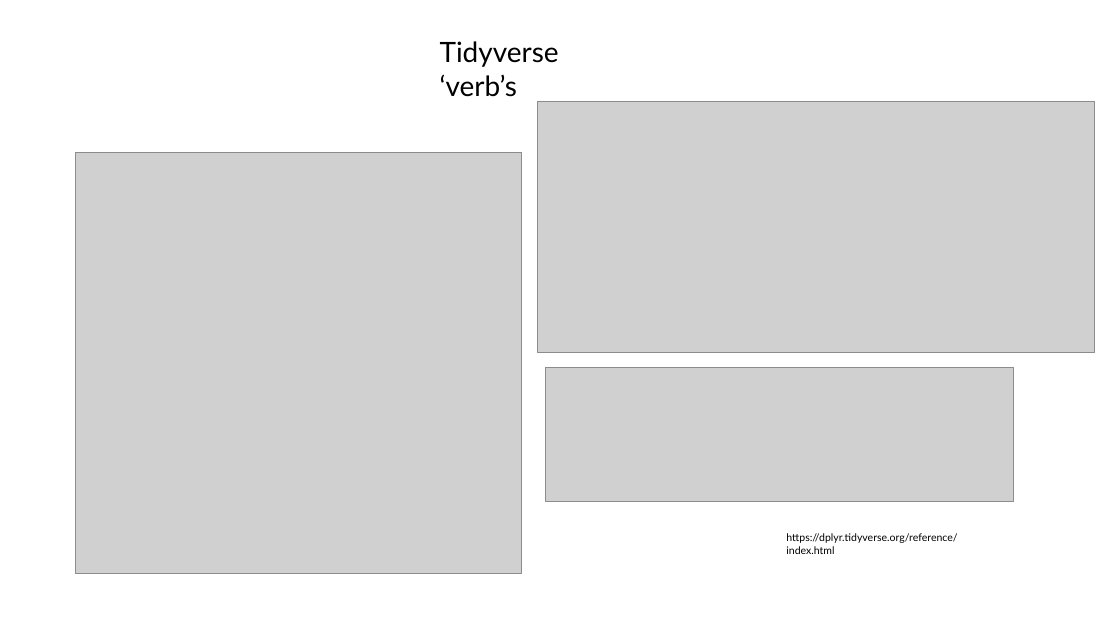
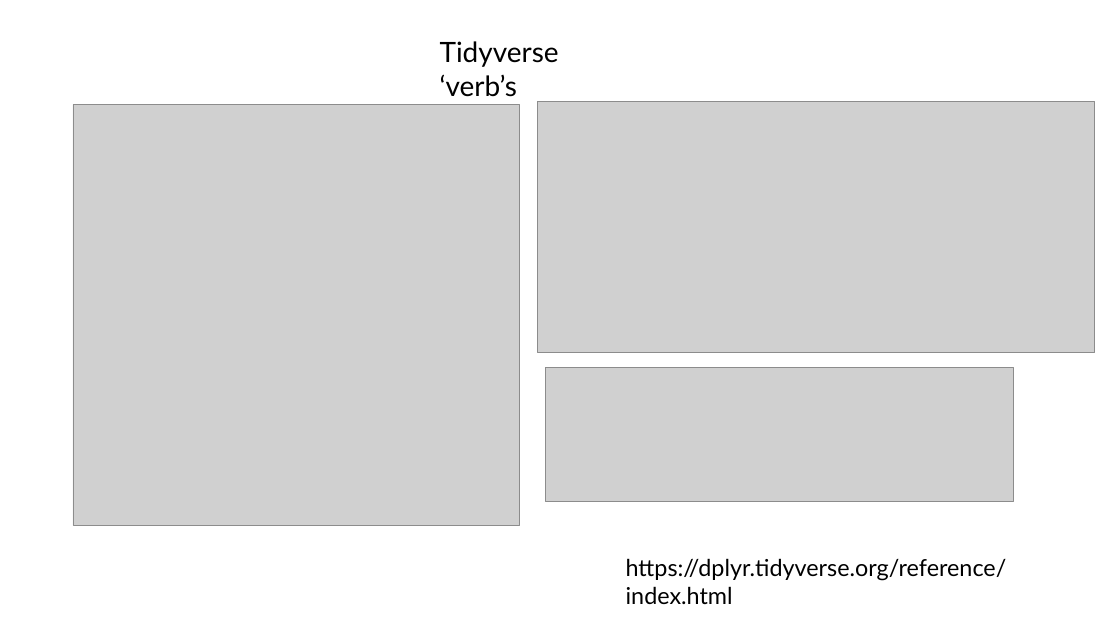
Before and after one commit to jraab/GNET749_RNAseq, a slide deck: slide 24 of lectures/2024_GNET749_Lecture1.pptx. Drawn at 1120x630 pixels with LibreOffice and Linux fonts; fonts in the diff are those of the drawing; grey boxes stand for pictures. Boxes give left, top, right and bottom in pixels: in the first picture for what was removed or moved away, otherwise in the second. Text is boxed around its words. In the diff, an @@ line names an element or a change of style, - is before the commit and + after.

```diff
--- a/lectures/2024_GNET749_Lecture1.pptx
+++ b/lectures/2024_GNET749_Lecture1.pptx
@@ picture: place and size @@
-picture at bbox=[75, 152, 522, 573]
+picture at bbox=[73, 104, 520, 525]
@@ text "https://dplyr.tidyverse.org/reference/index.html": place and size @@
-text "https://dplyr.tidyverse.org/reference/index.html" at bbox=[786, 533, 957, 554]
+text "https://dplyr.tidyverse.org/reference/index.html" at bbox=[626, 558, 1007, 604]
@@ text "https://dplyr.tidyverse.org/reference/index.html" at bbox=[626, 558, 1007, 604]: size 9 to 20 pt @@
```
Also in this commit, not shown: 7 other slides changed, 1 slide added, 1 slide removed, 15 other files.
